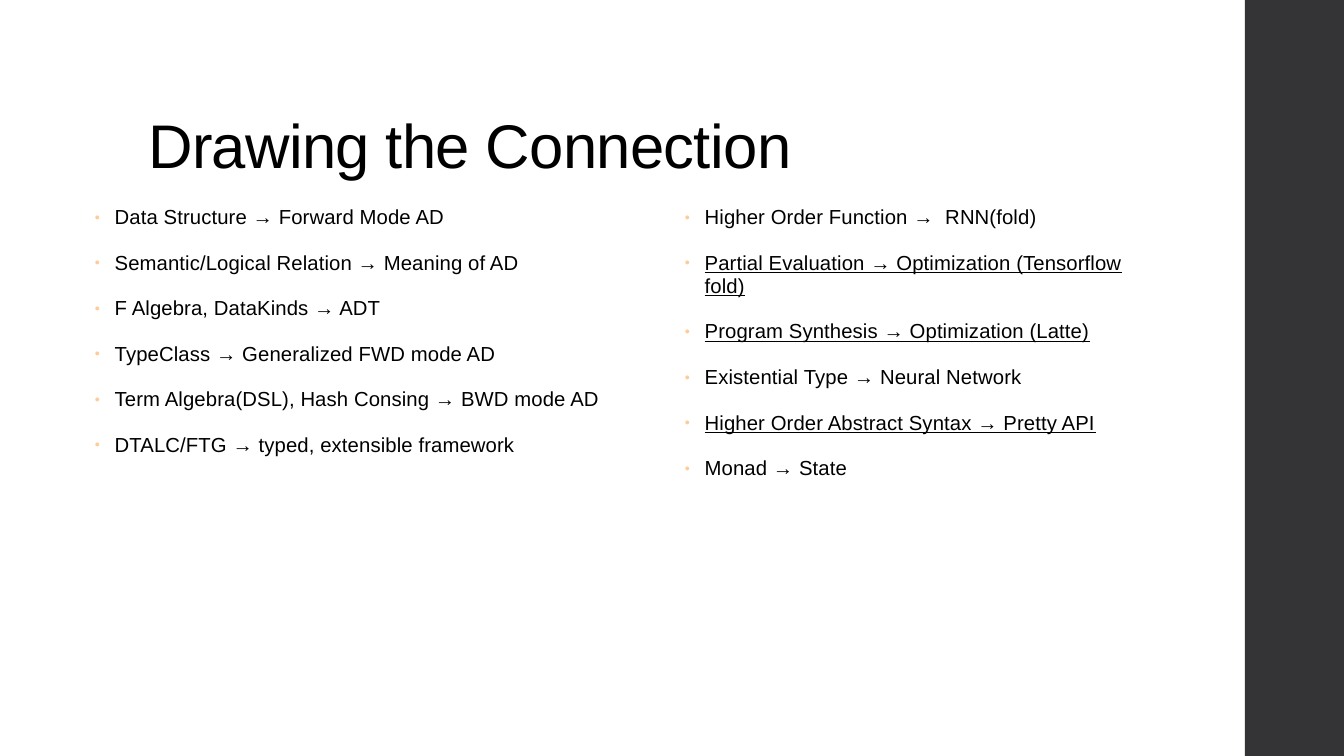
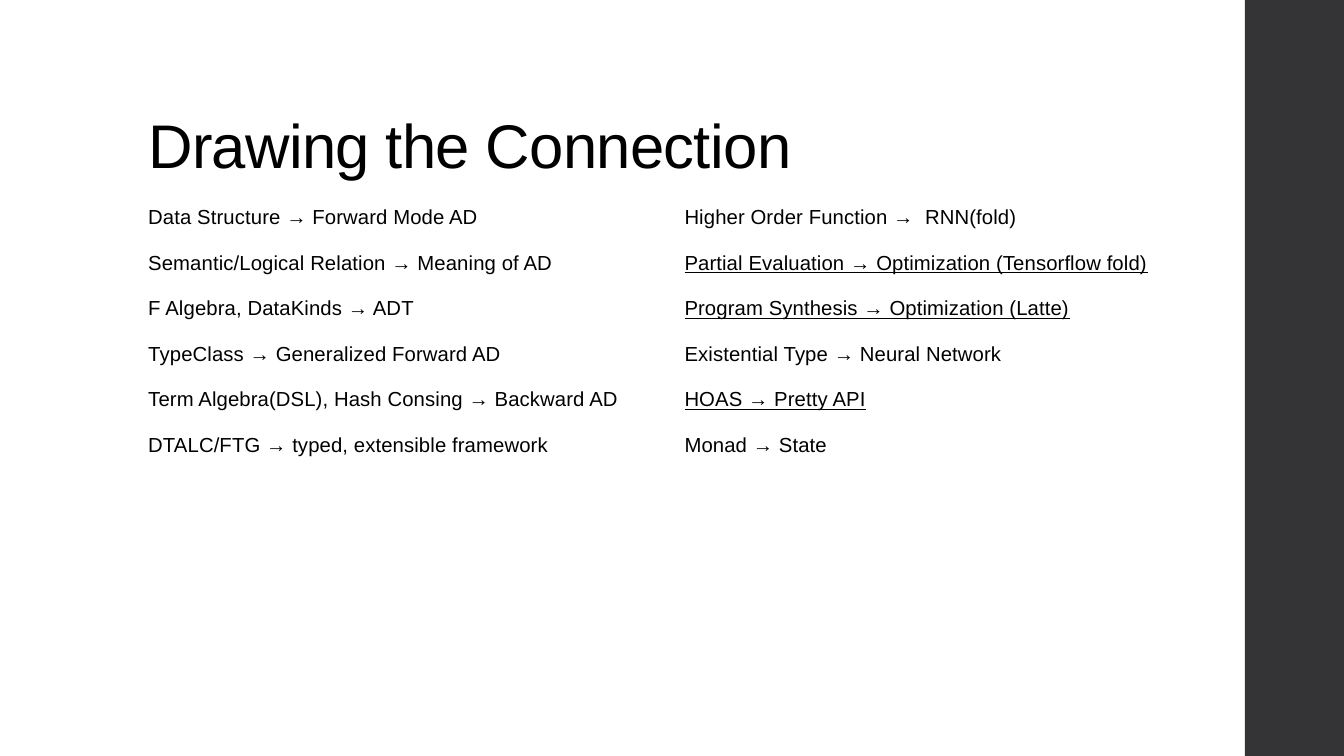
Before and after one commit to ThoughtWorksInc/DeepDarkFantasy, a slide deck: slide 41 of Talk.pptx. Drawn at 1344x756 pixels with LibreOffice and Linux fonts; fonts in the diff are those of the drawing. Boxes give left, top, right and bottom in pixels: in the first picture for what was removed or moved away, otherwise in the second. Text is boxed around its words. In the diff, an @@ line names an element or a change of style, - is before the commit and + after.

```diff
--- a/Talk.pptx
+++ b/Talk.pptx
@@ text "Data Structure → Forward Mode ...": place and size @@
-text "Data Structure → Forward Mode ..." at (115, 209, 598, 457)
+text "Data Structure → Forward Mode ..." at (148, 209, 617, 457)
@@ text at (148, 209, 552, 457): bullet ● to none @@
@@ text at (685, 209, 1147, 453): bullet ● to none @@
@@ text at (148, 346, 617, 411): text changed @@
-● TypeClass → Generalized FWD mode AD
-● Term Algebra(DSL), Hash Consing → BWD mode AD
+TypeClass → Generalized Forward AD
+Term Algebra(DSL), Hash Consing → Backward AD
@@ text at (685, 391, 866, 411): text changed @@
-● Higher Order Abstract Syntax → Pretty API
+HOAS → Pretty API
```
Also in this commit, not shown: 38 other slides changed.
